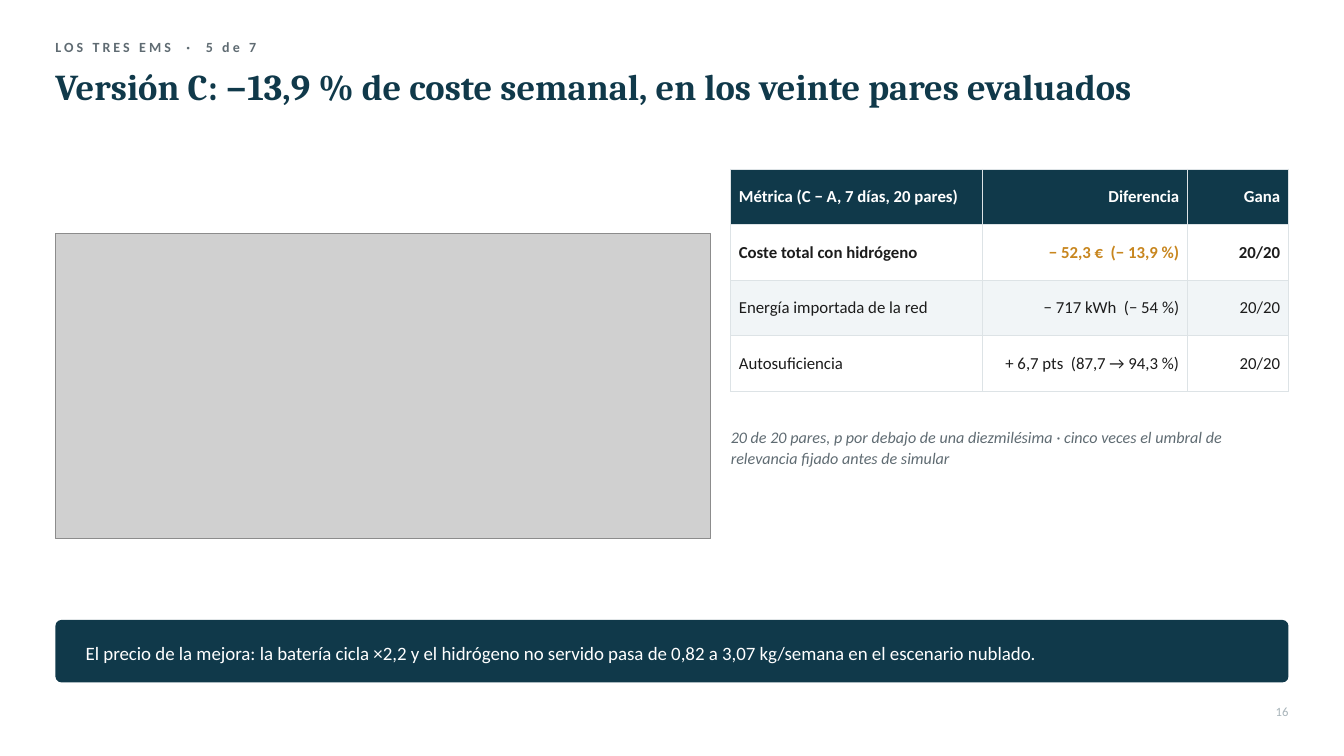
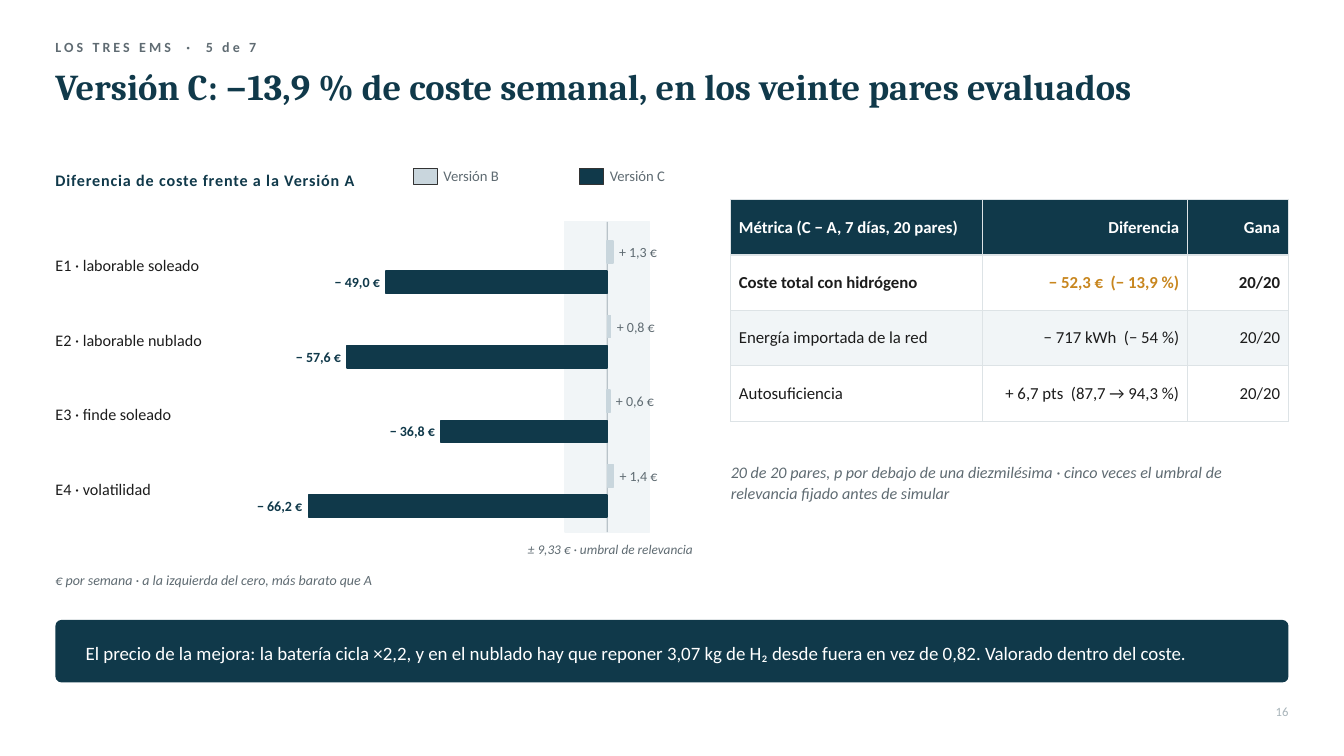
Before and after one commit to FerXxk/multi-energy-station-ems, a slide deck: slide 16 of defensa/OASIS_defensa_TFG.pptx. Drawn at 1344x756 pixels with LibreOffice and Linux fonts; fonts in the diff are those of the drawing; grey boxes stand for pictures. Boxes give left, top, right and bottom in pixels: in the first picture for what was removed or moved away, otherwise in the second. Text is boxed around its words. In the diff, an @@ line names an element or a change of style, - is before the commit and + after.

```diff
--- a/defensa/OASIS_defensa_TFG.pptx
+++ b/defensa/OASIS_defensa_TFG.pptx
@@ text added at [55, 174, 355, 186], 11.5 pt, text #10394A, bold @@
+Diferencia de coste frente a la Versión A
@@ rectangle added at [413, 168, 438, 185], fill #C9D6DD, outline #333333 1 pt @@
@@ text added at [443, 171, 499, 181], 10.5 pt, text #5F6B72 @@
+Versión B
@@ rectangle added at [580, 168, 604, 185], fill #10394A, outline #333333 1 pt @@
@@ text added at [610, 171, 665, 181], 10.5 pt, text #5F6B72 @@
+Versión C
@@ table: place and size @@
-table at [731, 169, 1289, 376]
+table at [731, 200, 1289, 406]
@@ picture removed at [55, 233, 711, 538] @@
@@ rectangle added at [566, 222, 650, 532], fill #F1F5F7, outline #F1F5F7 1 pt @@
@@ line added from (607, 222) to (607, 532), #B9C3C9 1 pt @@
@@ text added at [55, 259, 199, 271], 11.5 pt, text #1C1C1C @@
+E1 · laborable soleado
@@ rectangle added at [607, 241, 613, 263], fill #C9D6DD, outline #C9D6DD 1 pt @@
@@ text added at [629, 248, 647, 259], 10 pt, text #5F6B72 @@
++ 1,3 €
@@ text added at [345, 278, 370, 289], 10 pt, text #10394A, bold @@
+− 49,0 €
@@ rectangle added at [386, 271, 607, 293], fill #10394A, outline #10394A 1 pt @@
@@ rectangle added at [607, 316, 611, 338], fill #C9D6DD, outline #C9D6DD 1 pt @@
@@ text added at [627, 322, 645, 334], 10 pt, text #5F6B72 @@
++ 0,8 €
@@ text added at [55, 334, 202, 346], 11.5 pt, text #1C1C1C @@
+E2 · laborable nublado
@@ text added at [306, 352, 331, 364], 10 pt, text #10394A, bold @@
+− 57,6 €
@@ rectangle added at [347, 346, 607, 368], fill #10394A, outline #10394A 1 pt @@
@@ text added at [55, 408, 171, 420], 11.5 pt, text #1C1C1C @@
+E3 · finde soleado
@@ rectangle added at [607, 390, 610, 412], fill #C9D6DD, outline #C9D6DD 1 pt @@
@@ text added at [626, 396, 644, 408], 10 pt, text #5F6B72 @@
++ 0,6 €
@@ text added at [400, 426, 425, 438], 10 pt, text #10394A, bold @@
+− 36,8 €
@@ rectangle added at [442, 420, 608, 443], fill #10394A, outline #10394A 1 pt @@
@@ rectangle added at [607, 465, 613, 487], fill #C9D6DD, outline #C9D6DD 1 pt @@
@@ text added at [630, 472, 648, 482], 10 pt, text #5F6B72 @@
++ 1,4 €
@@ text "20 de 20 pares, p ...": place and size @@
-text "20 de 20 pares, p ..." at [731, 432, 1222, 467]
+text "20 de 20 pares, p ..." at [731, 467, 1222, 502]
@@ text added at [55, 483, 151, 495], 11.5 pt, text #1C1C1C @@
+E4 · volatilidad
@@ text added at [267, 501, 292, 513], 10 pt, text #10394A, bold @@
+− 66,2 €
@@ rectangle added at [309, 495, 608, 517], fill #10394A, outline #10394A 1 pt @@
@@ text added at [538, 545, 693, 555], 9.5 pt, text #5F6B72, italic @@
+± 9,33 € · umbral de relevancia
@@ text added at [66, 575, 372, 587], 10 pt, text #5F6B72, italic @@
+€ por semana · a la izquierda del cero, más barato que A
@@ text at [86, 647, 1186, 664]: text changed @@
-El precio de la mejora: la batería cicla ×2,2 y el hidrógeno no servido pasa de 0,82 a 3,07 kg/semana en el escenario nublado.
+El precio de la mejora: la batería cicla ×2,2, y en el nublado hay que reponer 3,07 kg de H₂ desde fuera en vez de 0,82. Valorado dentro del coste.
```
Also in this commit, not shown: 6 other slides changed, 1 slide removed, 3 other files.
